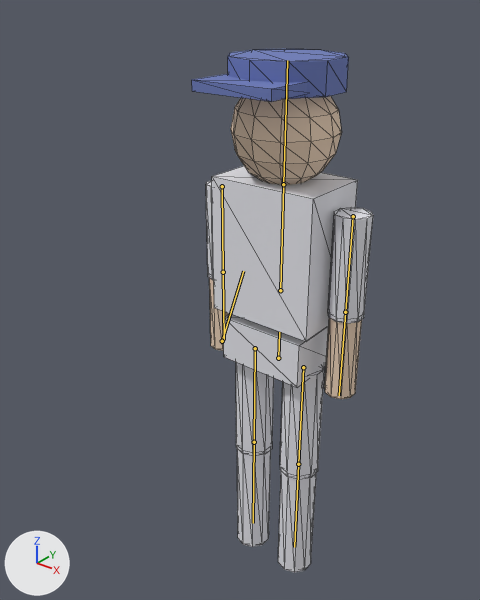
The glTF model src/game/models/player.glb, before and after one commit.
The view is the same before and after, from a 50 mm camera at (1.109, -1.596, 2.056) aimed at (-0.151, -0.02, 1.08). Arrows for +X, +Y and +Z are at lower left; the lights stay in place. The first picture is the older version. The bones that bend it are drawn over the model as lines. Mesh edges are drawn as thin lines.

Names of what the first picture shows: 'PlayerBody'.
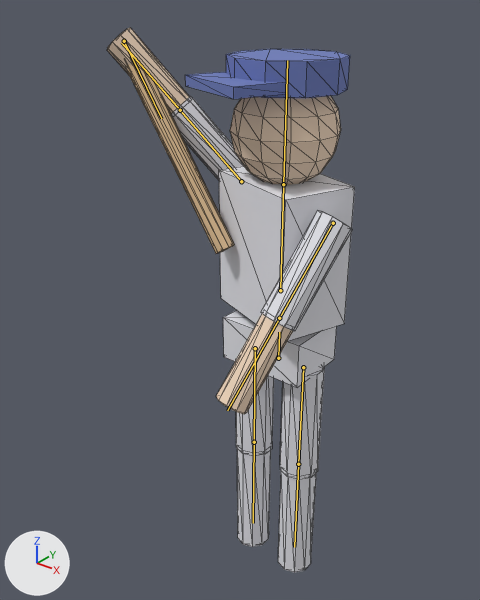
The newer file adds an action. The first version stands in its rest pose; the second is drawn at frame 23 of the action 'UmpPunchOut'.

The change in detail:
Bone 'Spine' (bone_spine) turns from (0, 0, 0) to (0, -20, 0) degrees about its own x, y and z.
Bone 'UpperArm.L' (bone_upperarm_l) turns from (0, 0, 0) to (-34, 0, 0) degrees about its own x, y and z.
Bone 'UpperArm.R' (bone_upperarm_r) turns from (0, 0, 0) to (-149, 0, -29) degrees about its own x, y and z.

Where the change shows, as pixel boxes (x1, y1, x2, y2) in the pictures (480 x 600 px):
'PlayerBody', posed (37% wider): before (192, 49, 373, 572); after (107, 28, 355, 572)
bone 'UpperArm.L', root to tip: before (353, 216) to (345, 312); after (333, 223) to (279, 318)
bone 'UpperArm.R', root to tip: before (222, 186) to (223, 272); after (241, 181) to (180, 110)
